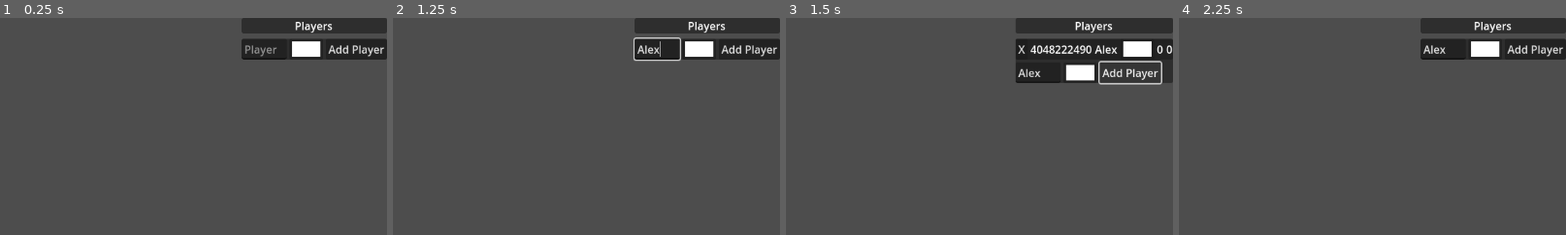
Above: before the commit, frames 1-4 (left to right).
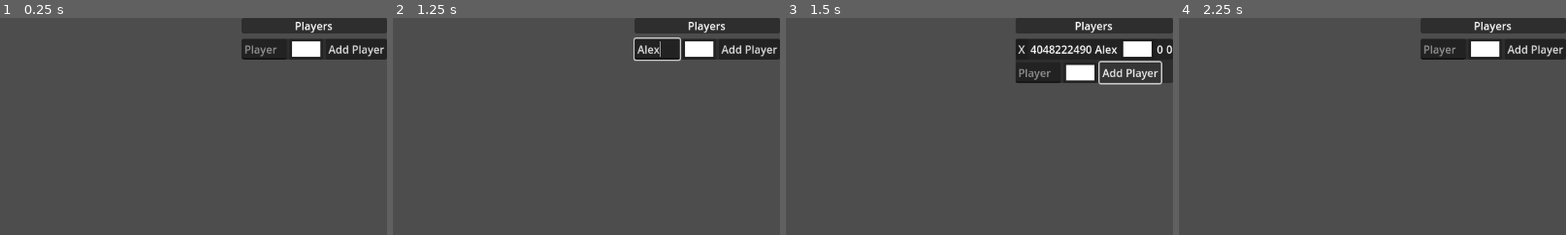
Above: after the commit, the same moments.

Repository: martinspp/civ-clone-thing
Game: Godot game, scene res://scenes/main.tscn
The game is run twice, just before and just after one commit, with the same random seed, the same clock (stepped at 60 frames per second) and the same inputs.
Inputs (mouse positions are % of the whole screen's width and height, from its top left):
- Up to frame 1 (0.25 s): no input
- Up to frame 2 (1.25 s): click (84, 7) at 0.52 s; type "Alex" at 0.6 s
- Up to frame 3 (1.5 s): click "Add Player" at 1.25 s
- Up to frame 4 (2.25 s): click "X" at 2 s
The pictures show only the part of the screen within x 50-100%, y 0-50%; the shares and areas given below are measured in that part.

Frames 1-2 are identical in both runs. In frame 3, 0.2% of the frame differs, in the area x 59-69%, y 23-29%; in frame 4, 0.2%, in the area x 63-72%, y 12-18%.
Error in both runs: Invalid access to property or key 'player_data' on a base object of type 'Dictionary'. (res://scripts/services/DataService.gd:140)

Commit message:
check and clear player input

Diff:
--- a/scripts/ui/PlayerMenu.gd
+++ b/scripts/ui/PlayerMenu.gd
@@ -24,7 +24,11 @@
 		player_box_list.move_child(new_player_box, new_box_index)
 
 func _on_button_pressed() -> void:
+		if %PlayerName.text == "":
+			return
 		var new_player: Player = Player.new(%PlayerName.text, null, %ColorPickerButton.color)
+		%PlayerName.text = ""
+		%ColorPickerButton.color = Color.WHITE
 		GameStateService.data_service.add_update_player(new_player)
 		add_player_box(new_player)
 
